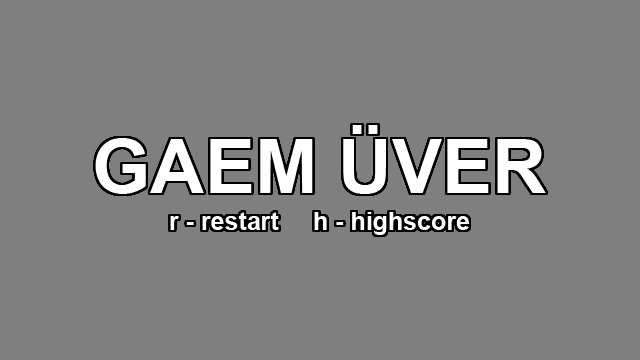
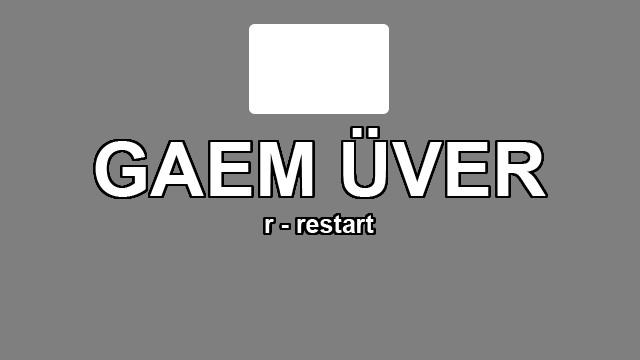
Revision of a layered (640, 360) image; what changed, layer by layer:
hid "r - restart h - highscore copy" over bbox(93, 123, 548, 237)
added layer "r - restart copy" above "r - restart" over bbox(93, 126, 548, 235)
added layer "Rounded Rectangle 1" above "bg" over bbox(249, 24, 389, 114)
